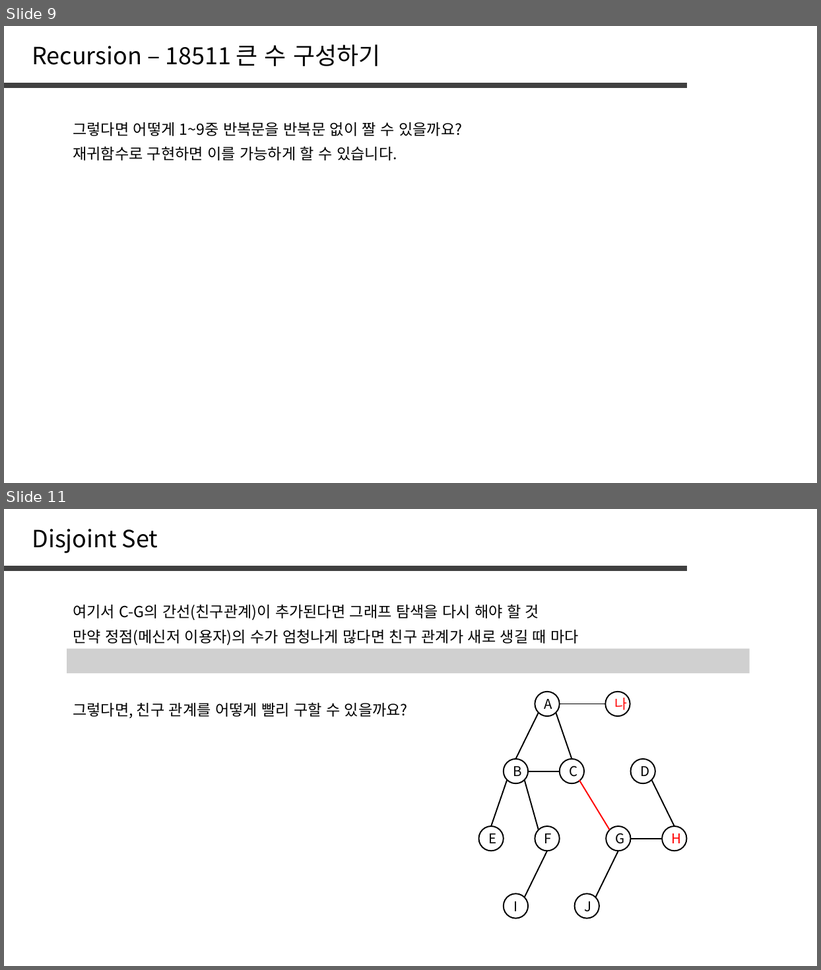
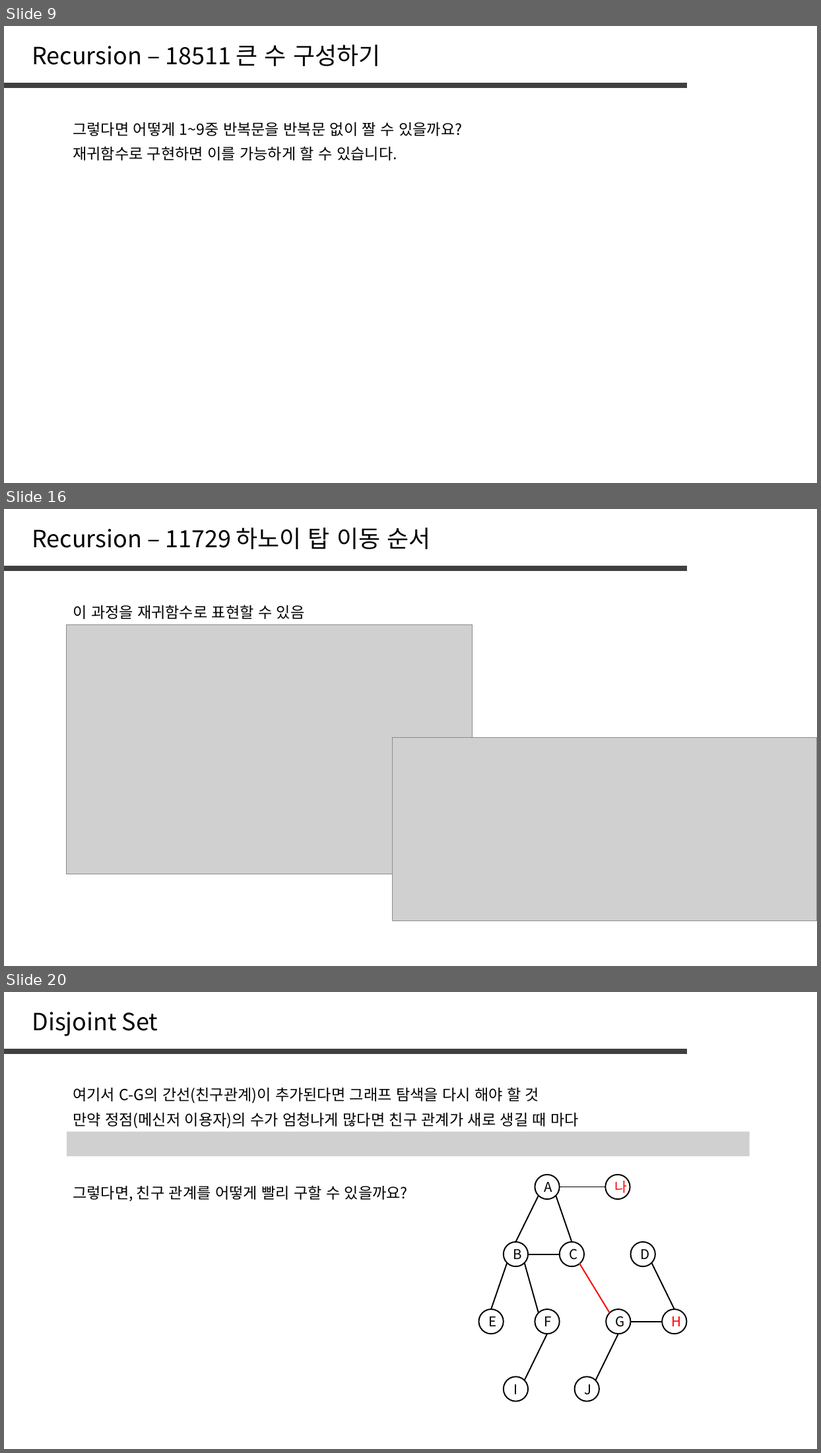
Before and after one commit to jaehoo1/PS-study, a slide deck: study/11_Recursion, Backtracking.pptx. Shown one above the other, each under a label of ours: slides 9 and 11 before the commit, slides 9, 16 and 20 after it; the slides between them are not shown. The pictures are 821x970 and 821x1453 pixels, drawn with LibreOffice and Linux fonts; fonts in the diff are those of the drawing; grey boxes stand for pictures. Boxes give left, top, right and bottom in pixels: in the first picture for what was removed or moved away, otherwise in the second. Text is boxed around its words. In the diff, an @@ line names an element or a change of style, - is before the commit and + after.

```diff
--- a/study/11_Recursion, Backtracking.pptx
+++ b/study/11_Recursion, Backtracking.pptx
@@ slide 16 added at (4,509,817,966), background #FFFFFF @@
@@ text added at (32,527,430,549), 28 pt, text #000000 @@
+Recursion – 11729 하노이 탑 이동 순서
@@ line added from (4, 568) to (687, 568), #404040 6 pt @@
@@ text added at (73,605,305,619), 18 pt, text #000000 @@
+이 과정을 재귀함수로 표현할 수 있음
@@ picture added at (66,625,472,874) @@
@@ picture added at (393,738,817,921) @@
@@ what was slide 11 is now slide 20 @@
```
Also in this commit, not shown: 9 other slides added, 1 slide removed.
